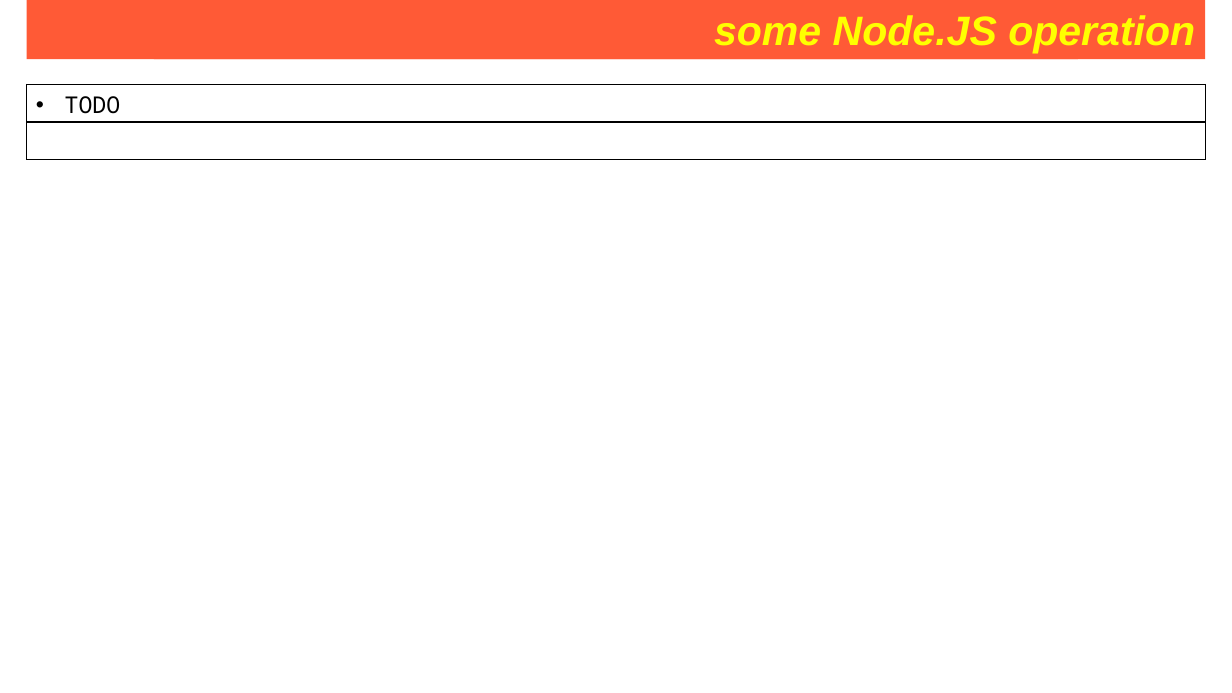
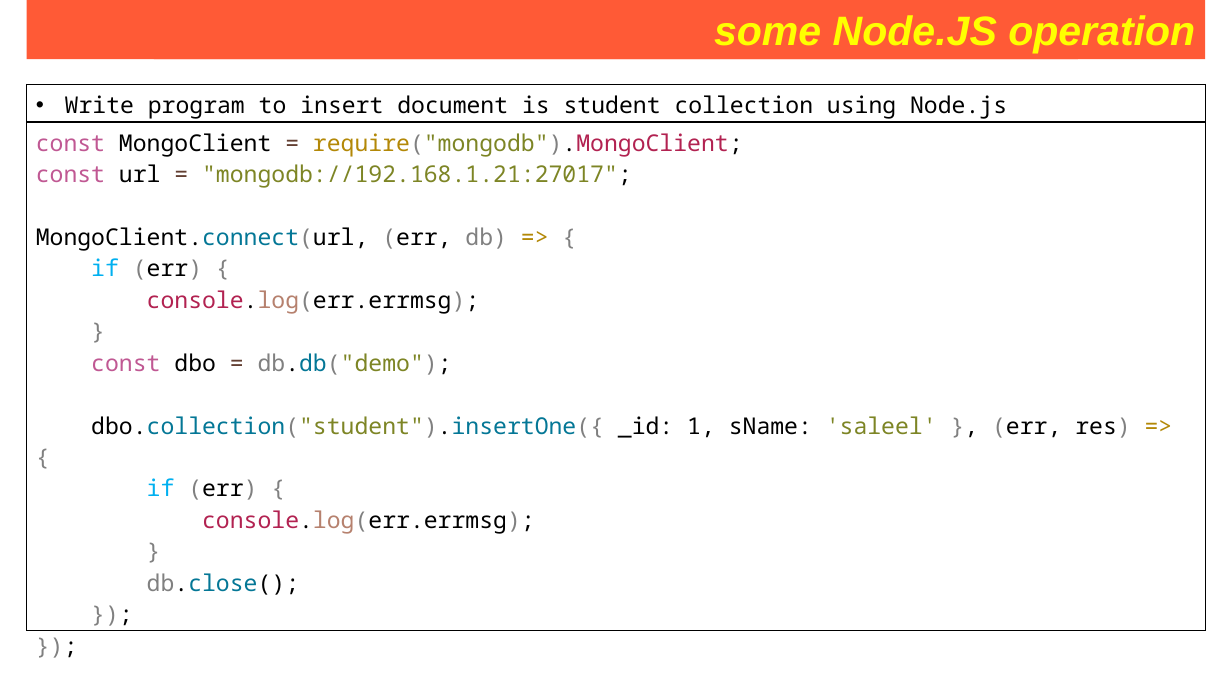
Before and after one commit to Saleel-Bagde/PPT-s, a slide deck: slide 250 of MongoDB PPT.pptx. Drawn at 1232x693 pixels with LibreOffice and Linux fonts; fonts in the diff are those of the drawing. Boxes give left, top, right and bottom in pixels: in the first picture for what was removed or moved away, otherwise in the second. Text is boxed around its words. In the diff, an @@ line names an element or a change of style, - is before the commit and + after.

```diff
--- a/MongoDB PPT.pptx
+++ b/MongoDB PPT.pptx
@@ table removed at <box>27,85,1206,160</box>, 2 rows, 1 columns @@
-TODO
-
@@ table added at <box>27,85,1206,604</box>, 2 rows, 1 columns @@
+Write program to insert document is student collection using Node.js
+const MongoClient = require("mongodb").MongoClient; / const url = "mongodb://192.168.1.21:27017"; / MongoClient.connect(url, (err, db) => { / if (err) { / console.log(err.errmsg); / } / const dbo = db.db("demo"); / dbo.collection("student").insertOne({ _id: 1, sName: 'saleel' }, (err, res) => { / if (err) { / console.log(err.errmsg); / } / db.close(); / }); / });
```
Also in this commit, not shown: 2 other slides changed.
